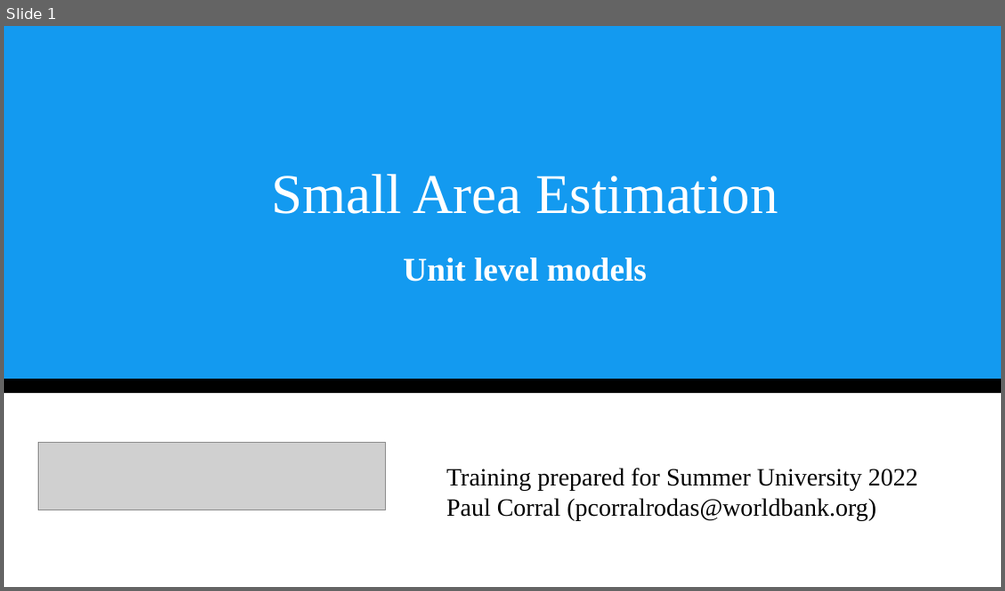
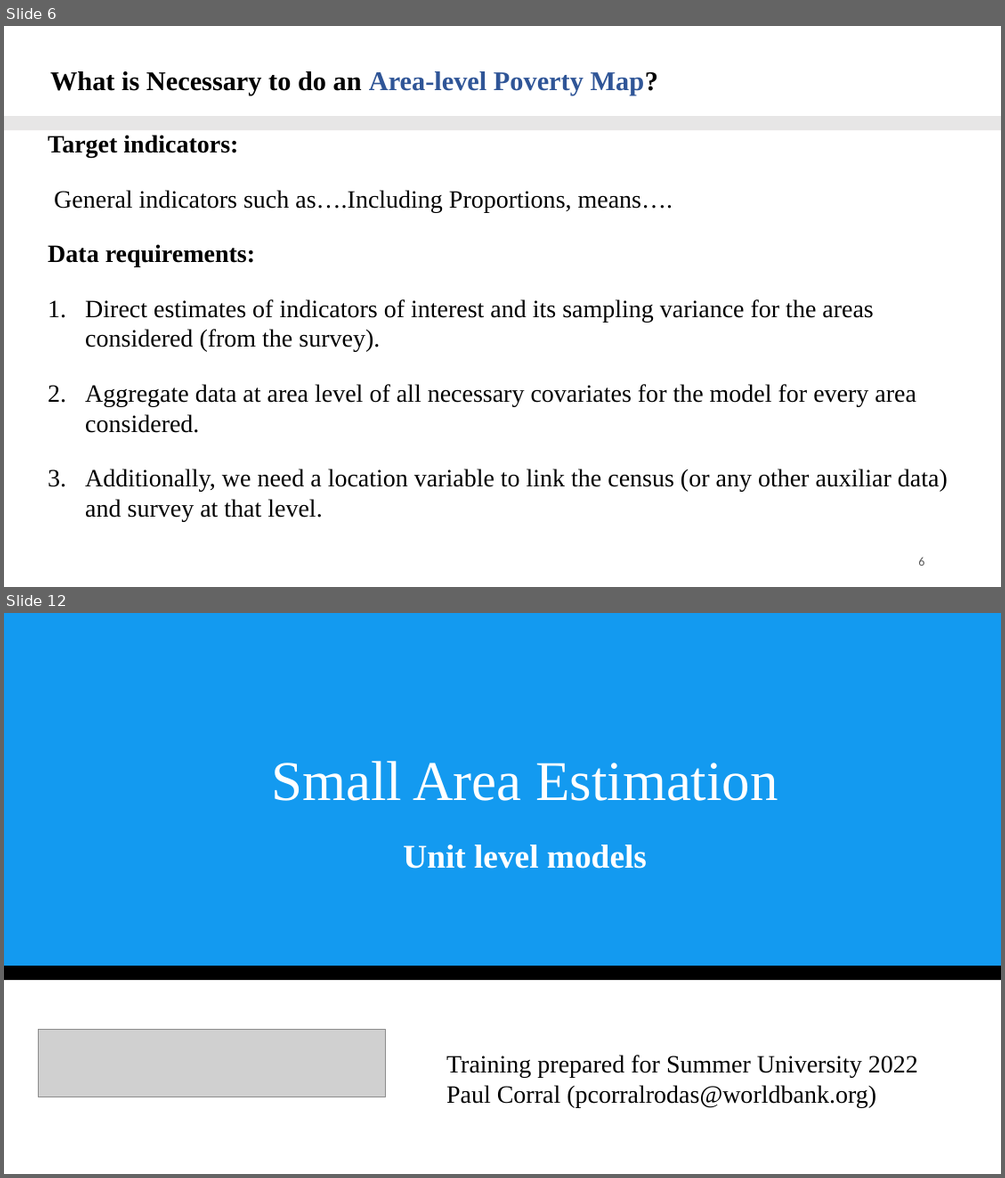
Before and after one commit to pcorralrodas/wb_sae_training, a slide deck: 03.Presentations/Small Area Estimation.pptx. Shown one above the other, each under a label of ours: slide 1 before the commit, slides 6 and 12 after it; the slides between them are not shown. The pictures are 1005x591 and 1005x1178 pixels, drawn with LibreOffice and Linux fonts; fonts in the diff are those of the drawing; grey boxes stand for pictures. Boxes give left, top, right and bottom in pixels: in the first picture for what was removed or moved away, otherwise in the second. Text is boxed around its words. In the diff, an @@ line names an element or a change of style, - is before the commit and + after.

Commit message:
Update Small Area Estimation.pptx
Adding FH exercise ( first version)

```diff
--- a/03.Presentations/Small Area Estimation.pptx
+++ b/03.Presentations/Small Area Estimation.pptx
@@ slide 6 added at box(4, 26, 1001, 587), background #FFFFFF @@
@@ title added at box(50, 71, 658, 95), 26 pt, text #000000, bold @@
+What is Necessary to do an Area-level Poverty Map?
@@ rectangle added at box(4, 116, 1001, 130), fill #E7E6E6 @@
@@ text added at box(48, 135, 947, 521), 24 pt, text #000000 @@
+Target indicators:
+General indicators such as….Including Proportions, means….
+Data requirements:
+1. Direct estimates of indicators of interest and its sampling variance for the areas considered (from the survey).
+2. Aggregate data at area level of all necessary covariates for the model for every area considered.
+3. Additionally, we need a location variable to link the census (or any other auxiliar data) and survey at that level.
@@ page number added at box(918, 556, 924, 565), 12 pt, text #595959 @@
+6
@@ what was slide 1 is now slide 12 @@
```
Also in this commit, not shown: 1 slide changed, 10 other slides added.
